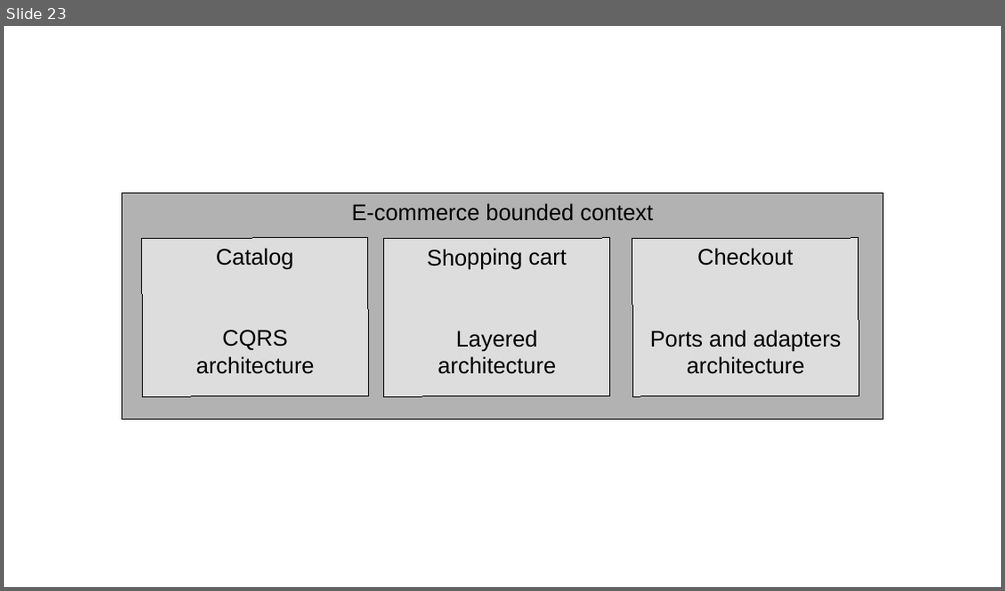
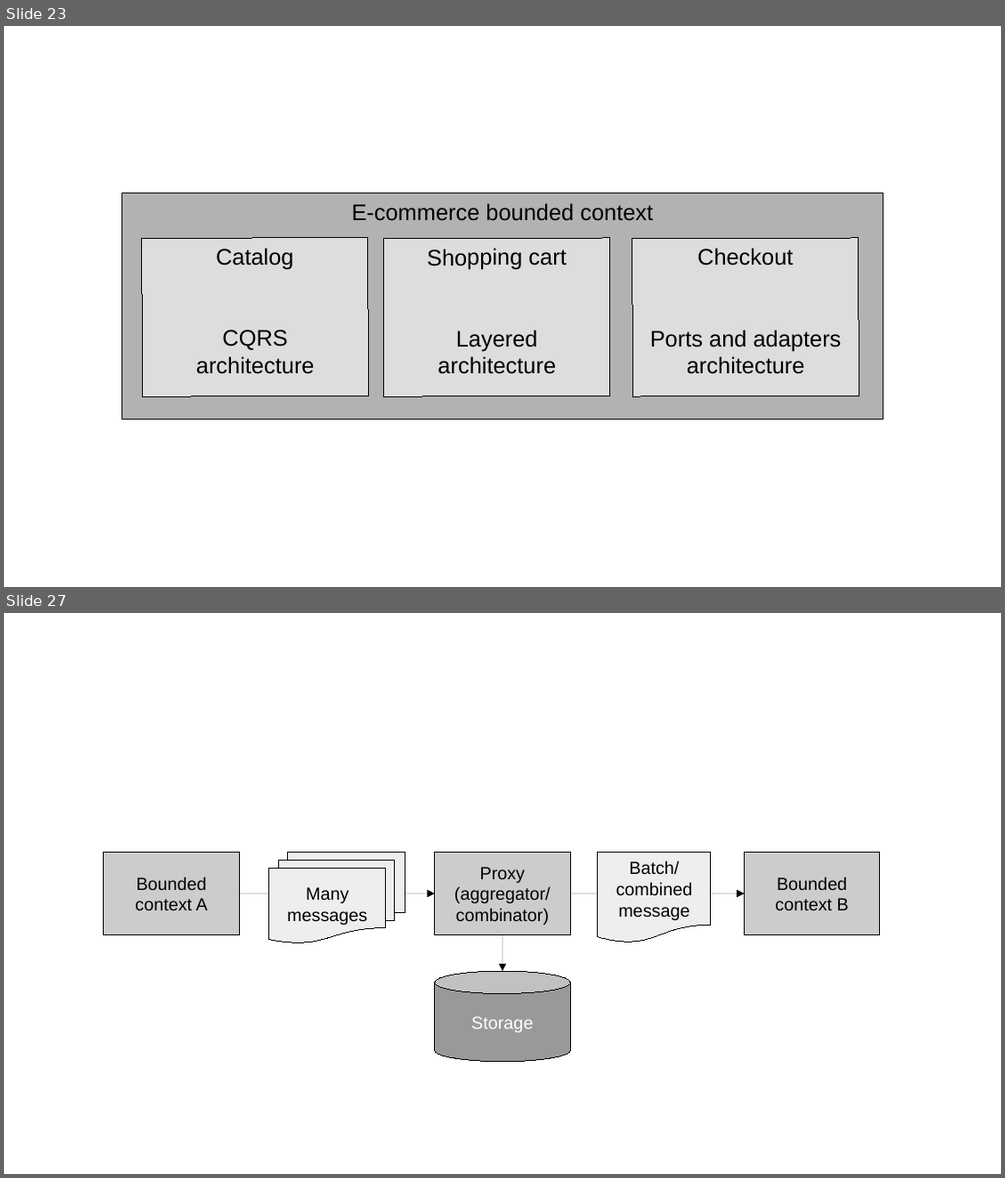
Before and after one commit to megakevin/end-point-blog, a slide deck: 2025/09/high-level-system-analysis-and-design-ddd-part-1/diagrams.odp. Shown one above the other, each under a label of ours: slide 23 before the commit, slides 23 and 27 after it; the slides between them are not shown. The pictures are 1005x591 and 1005x1178 pixels, drawn with LibreOffice and Linux fonts; fonts in the diff are those of the drawing. Boxes give left, top, right and bottom in pixels: in the first picture for what was removed or moved away, otherwise in the second. Text is boxed around its words. In the diff, an @@ line names an element or a change of style, - is before the commit and + after.

```diff
--- a/2025/09/high-level-system-analysis-and-design-ddd-part-1/diagrams.odp
+++ b/2025/09/high-level-system-analysis-and-design-ddd-part-1/diagrams.odp
@@ slide 27 added at (4,613,1001,1174), background #FFFFFF @@
@@ rectangle added at (83,830,898,1085), fill #FFFFFF, outline #FFFFFF 0 pt @@
@@ rectangle added at (104,852,239,935), fill #CCCCCC, outline #000000 0 pt, 14 pt, text #000000 @@
+Bounded context A
@@ flow chart multidocument added at (269,852,404,943), fill #EEEEEE, outline #000000 0 pt, 14 pt, text #000000 @@
+Many messages
@@ rectangle added at (435,852,570,935), fill #CCCCCC, outline #000000 0 pt, 14 pt, text #000000 @@
+Proxy
+(aggregator/combinator)
@@ flow chart document added at (598,852,711,943), fill #EEEEEE, outline #000000 0 pt, 14 pt, text #000000 @@
+Batch/combined message
@@ rectangle added at (744,852,881,935), fill #CCCCCC, outline #000000 0 pt, 14 pt, text #000000 @@
+Bounded context B
@@ arrow added from (239, 893) to (435, 893), #000000 0 pt @@
@@ arrow added from (570, 893) to (744, 893), #000000 0 pt @@
@@ arrow added from (502, 934) to (502, 971), #000000 0 pt @@
@@ cylinder added at (435,971,570,1062), fill #999999, outline #000000 0 pt, 14 pt, text #FFFFFF @@
+Storage
```
Also in this commit, not shown: 6 other slides added, 8 other files.
